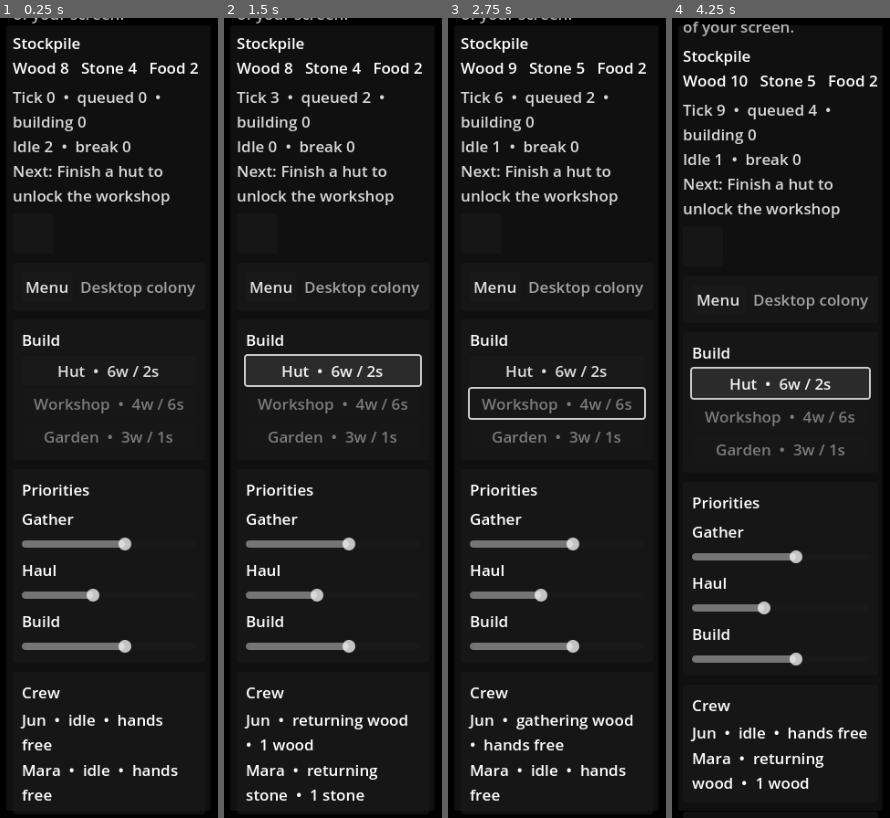
Above: before the commit, frames 1-4 (left to right).
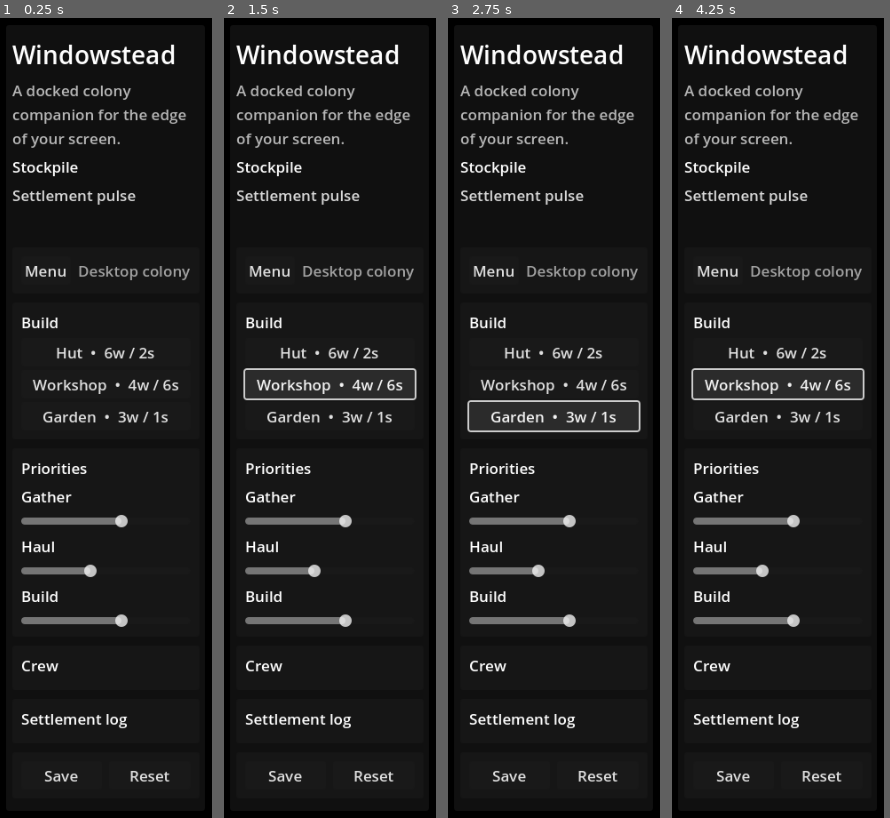
Above: after the commit, the same moments.

Repository: misospace/windowstead
Game: Godot game, scene res://scenes/main.tscn
Two runs of this game, one before a commit and one after it. Both use one fixed random seed, a clock stepped at 60 frames per second and the inputs below.
Inputs (mouse positions are in pixels of both pictures, inside the frame that each line leads up to):
- Up to frame 1 (0.25 s): no input
- Up to frame 2 (1.5 s): click "Hut • 6w / 2s" at 0.5 s; click (333, 386) at 1.25 s, where only the run after the commit has a clickable "Workshop • 4w / 6s"
- Up to frame 3 (2.75 s): click (557, 418) at 2 s, where only the run after the commit has a clickable "Garden • 3w / 1s"
- Up to frame 4 (4.25 s): click "Hut • 6w / 2s" at 2.75 s; click (781, 386) at 3.5 s, where only the run after the commit has a clickable "Workshop • 4w / 6s"
In our replay, the window is 219x800 before the commit and 213x800 after it. These sizes can differ from the game's own. Grey fills any space a smaller window leaves; there, only what the larger window draws over its background counts as a difference.

The runs differ from the first frame. In frame 1, 14% of the frame differs, in the area x 5-91%, y 0-98%; in frame 2, 15%; in frame 3, 15%; in frame 4, 16%, in the area x 5-95%, y 0-97%.
Error before the commit: Invalid access to property or key 'theme_override_font_sizes' on a base object of type 'Label'. (res://scripts/main.gd:116)
Error after the commit: Parse Error: Cannot infer the type of "delivered" variable because the value doesn't have a set type. (res://scripts/main.gd:601)

Commit message:
feat: show foundation build progress

Diff:
--- a/scripts/main.gd
+++ b/scripts/main.gd
@@ -122,6 +122,12 @@
 		amount_label.modulate = Color(1, 1, 1, 0.72)
 		box.add_child(amount_label)
 
+		var progress_label := Label.new()
+		progress_label.horizontal_alignment = HORIZONTAL_ALIGNMENT_CENTER
+		progress_label.theme_override_font_sizes.font_size = 9
+		progress_label.modulate = Color(1, 1, 1, 0.58)
+		box.add_child(progress_label)
+
 		var worker_row := HBoxContainer.new()
 		worker_row.alignment = BoxContainer.ALIGNMENT_CENTER
 		worker_row.size_flags_horizontal = Control.SIZE_EXPAND_FILL
@@ -132,6 +138,7 @@
 			"panel": tile_panel,
 			"icon": icon_label,
 			"amount": amount_label,
+			"progress": progress_label,
 			"worker_row": worker_row,
 		})
 
@@ -521,10 +528,12 @@
 			var panel: PanelContainer = view.panel
 			var icon_label: Label = view.icon
 			var amount_label: Label = view.amount
+			var progress_label: Label = view.progress
 			var worker_row: HBoxContainer = view.worker_row
 			panel.add_theme_stylebox_override("panel", tile_style(tile, pos))
 			icon_label.text = tile_icon(tile, pos)
 			amount_label.text = tile_amount_text(tile, pos)
+			progress_label.text = tile_progress_text(tile, pos)
 			render_worker_sprites(worker_row, workers_at_pos(pos))
 
 func render_sidebar() -> void:
@@ -581,6 +590,17 @@
 			return "grow"
 		_:
 			return ""
+
+func tile_progress_text(tile: Dictionary, pos: Vector2i) -> String:
+	if String(tile.kind) != "foundation":
+		return ""
+	var build := get_build_at_pos(pos)
+	if build.is_empty():
+		return "queued"
+	if not has_costs_delivered(build):
+		var delivered := build.delivered
+		return "%dw %ds" % [int(delivered.get("wood", 0)), int(delivered.get("stone", 0))]
+	return "%d%%" % int(round(float(build.get("progress", 0.0)) * 100.0))
 
 func workers_at_pos(pos: Vector2i) -> Array:
 	var workers_here: Array = []
@@ -813,6 +833,12 @@
 			return build
 	return {}
 
+func get_build_at_pos(pos: Vector2i) -> Dictionary:
+	for build in state.builds:
+		if data_to_vec(build.pos) == pos and not bool(build.complete):
+			return build
+	return {}
+
 func set_build(id: int, updated: Dictionary) -> void:
 	for i in state.builds.size():
 		if int(state.builds[i].id) == id:
